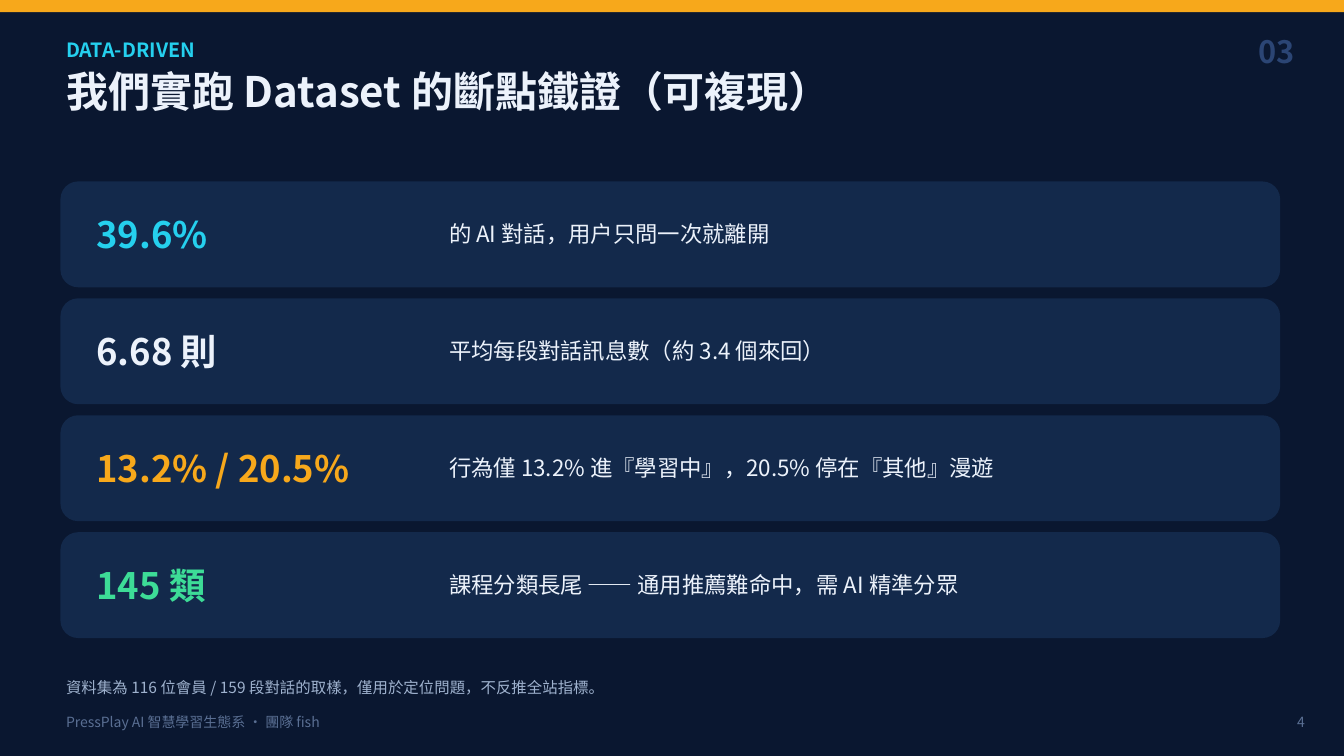
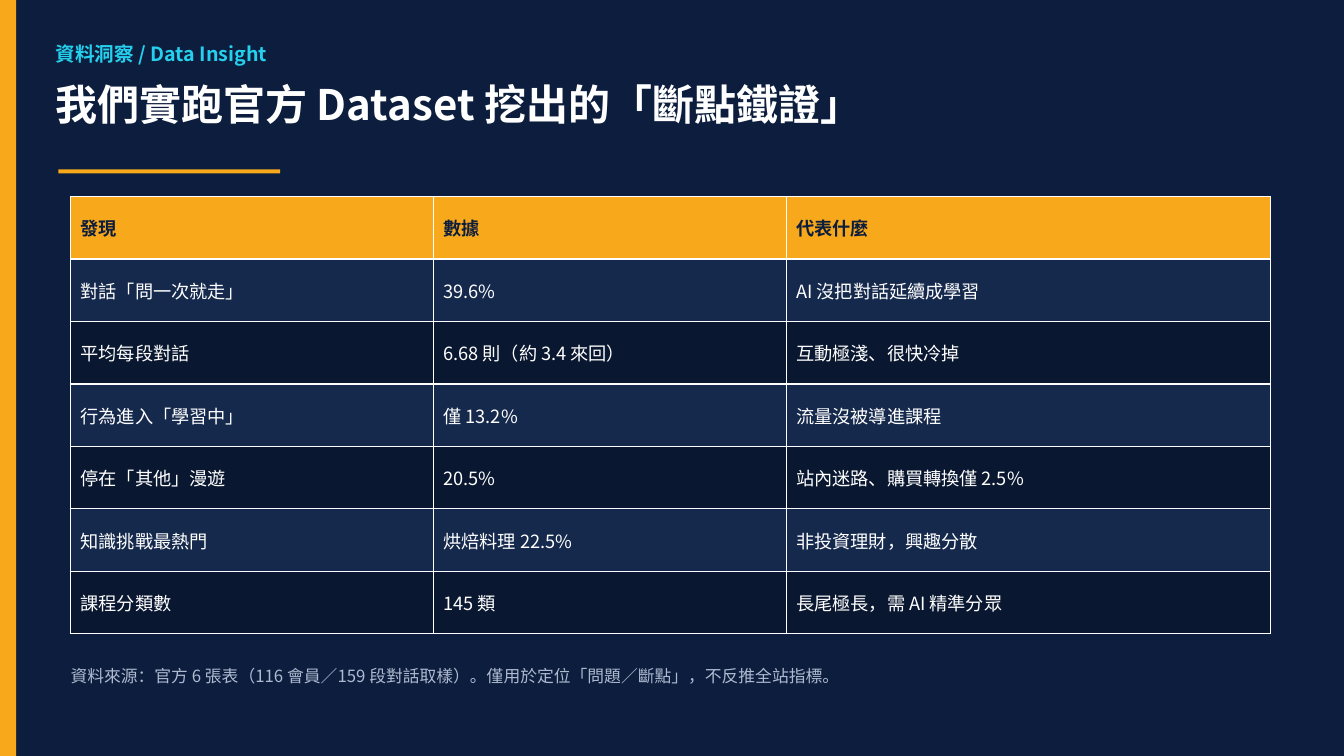
Before and after one commit to a96020183/ppa-ai-hackathon-fish, a slide deck: slide 4 of docs/PPA_AI_Hackathon_簡報.pptx. Drawn at 1344x756 pixels with LibreOffice and Linux fonts; fonts in the diff are those of the drawing. Boxes give left, top, right and bottom in pixels: in the first picture for what was removed or moved away, otherwise in the second. Text is boxed around its words. In the diff, an @@ line names an element or a change of style, - is before the commit and + after.

Commit message:
docs: regenerate full pitch deck (17 slides, flow<->outcome mapping) aligned to final demo; sync slide outline + chat record

```diff
--- a/docs/PPA_AI_Hackathon_簡報.pptx
+++ b/docs/PPA_AI_Hackathon_簡報.pptx
@@ background #0A1730 to #FFFFFF @@
@@ rectangle: place and size @@
-rectangle at [0, 0, 1344, 12]
+rectangle at [0, 0, 1344, 756]
@@ rectangle at [0, 0, 1344, 756]: fill #F7A81B to #0C1D3D @@
@@ rectangle added at [0, 0, 16, 756], fill #F7A81B @@
@@ text added at [55, 44, 267, 66], 14 pt, text #25D0EE, bold @@
+資料洞察 / Data Insight
@@ text removed at [66, 42, 195, 57] @@
-DATA-DRIVEN
@@ text removed at [1258, 40, 1294, 63] @@
-03
@@ text at [55, 84, 862, 124]: text changed; text colour #ECF2FB to #FFFFFF @@
-我們實跑 Dataset 的斷點鐵證（可複現）
+我們實跑官方 Dataset 挖出的「斷點鐵證」
@@ rectangle added at [58, 169, 280, 173], fill #F7A81B @@
@@ rounded rectangle removed at [60, 181, 1280, 287] @@
@@ table added at [71, 197, 1270, 634], 7 rows, 3 columns @@
+發現 | 數據 | 代表什麼
+對話「問一次就走」 | 39.6% | AI 沒把對話延續成學習
+平均每段對話 | 6.68 則（約 3.4 來回） | 互動極淺、很快冷掉
+行為進入「學習中」 | 僅 13.2% | 流量沒被導進課程
+停在「其他」漫遊 | 20.5% | 站內迷路、購買轉換僅 2.5%
+知識挑戰最熱門 | 烘焙料理 22.5% | 非投資理財，興趣分散
+課程分類數 | 145 類 | 長尾極長，需 AI 精準分眾
@@ text removed at [96, 220, 207, 249] @@
-39.6%
@@ text removed at [449, 223, 770, 244] @@
-的 AI 對話，用戶只問一次就離開
@@ rounded rectangle removed at [60, 298, 1280, 404] @@
@@ text removed at [96, 335, 217, 369] @@
-6.68 則
@@ text removed at [449, 340, 825, 361] @@
-平均每段對話訊息數（約 3.4 個來回）
@@ rounded rectangle removed at [60, 415, 1280, 521] @@
@@ text removed at [96, 454, 349, 483] @@
-13.2% / 20.5%
@@ text removed at [449, 457, 995, 478] @@
-行為僅 13.2% 進『學習中』，20.5% 停在『其他』漫遊
@@ rounded rectangle removed at [60, 532, 1280, 638] @@
@@ text removed at [96, 569, 205, 602] @@
-145 類
@@ text removed at [449, 574, 958, 595] @@
-課程分類長尾 —— 通用推薦難命中，需 AI 精準分眾
@@ text at [71, 668, 839, 684]: text changed; size 11 to 12 pt; text colour #9FB2CE to #AEBAD0 @@
-資料集為 116 位會員 / 159 段對話的取樣，僅用於定位問題，不反推全站指標。
+資料來源：官方 6 張表（116 會員／159 段對話取樣）。僅用於定位「問題／斷點」，不反推全站指標。
@@ text removed at [66, 715, 319, 730] @@
-PressPlay AI 智慧學習生態系 · 團隊 fish
@@ text removed at [1297, 717, 1305, 727] @@
-4
```
Also in this commit, not shown: 5 other slides changed, 11 slides added, 11 slides removed, 3 other files.
